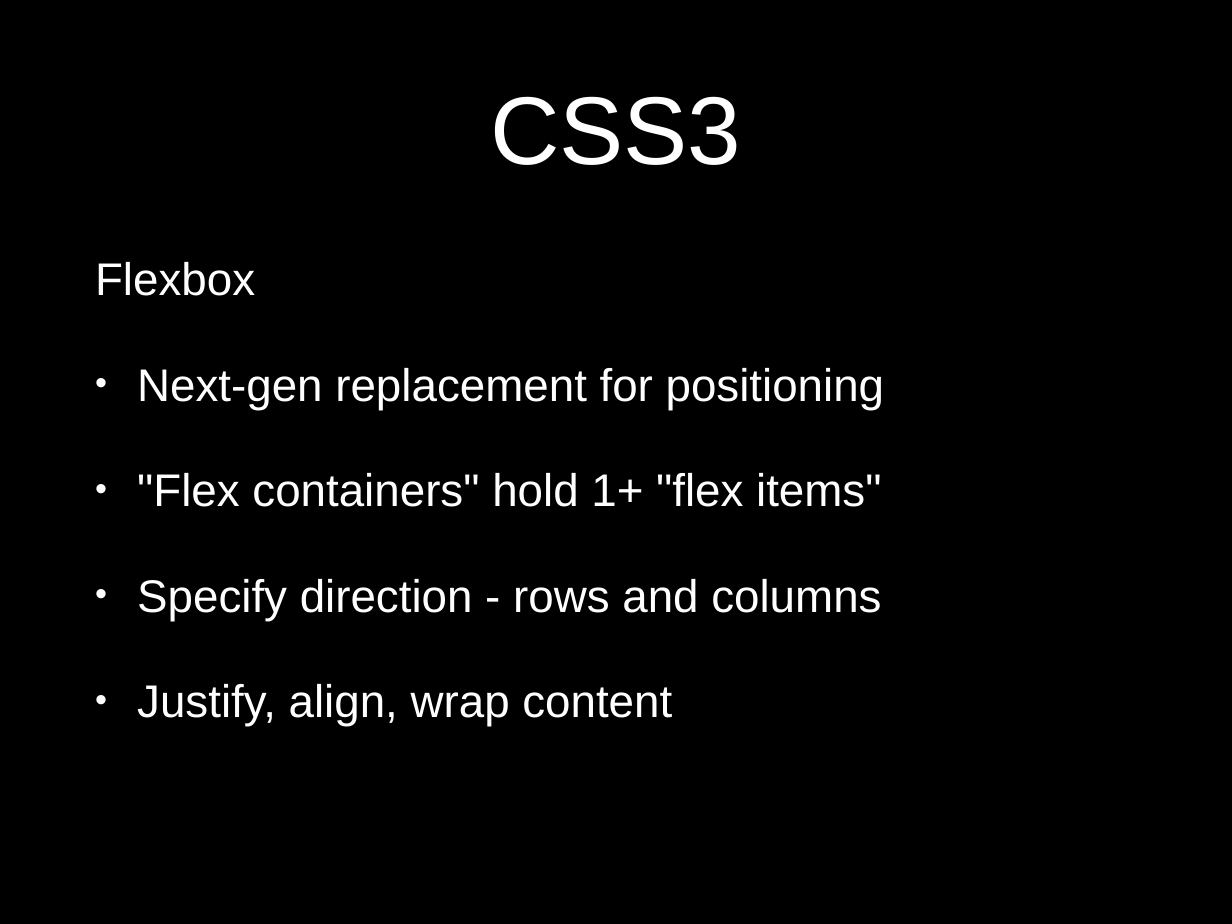
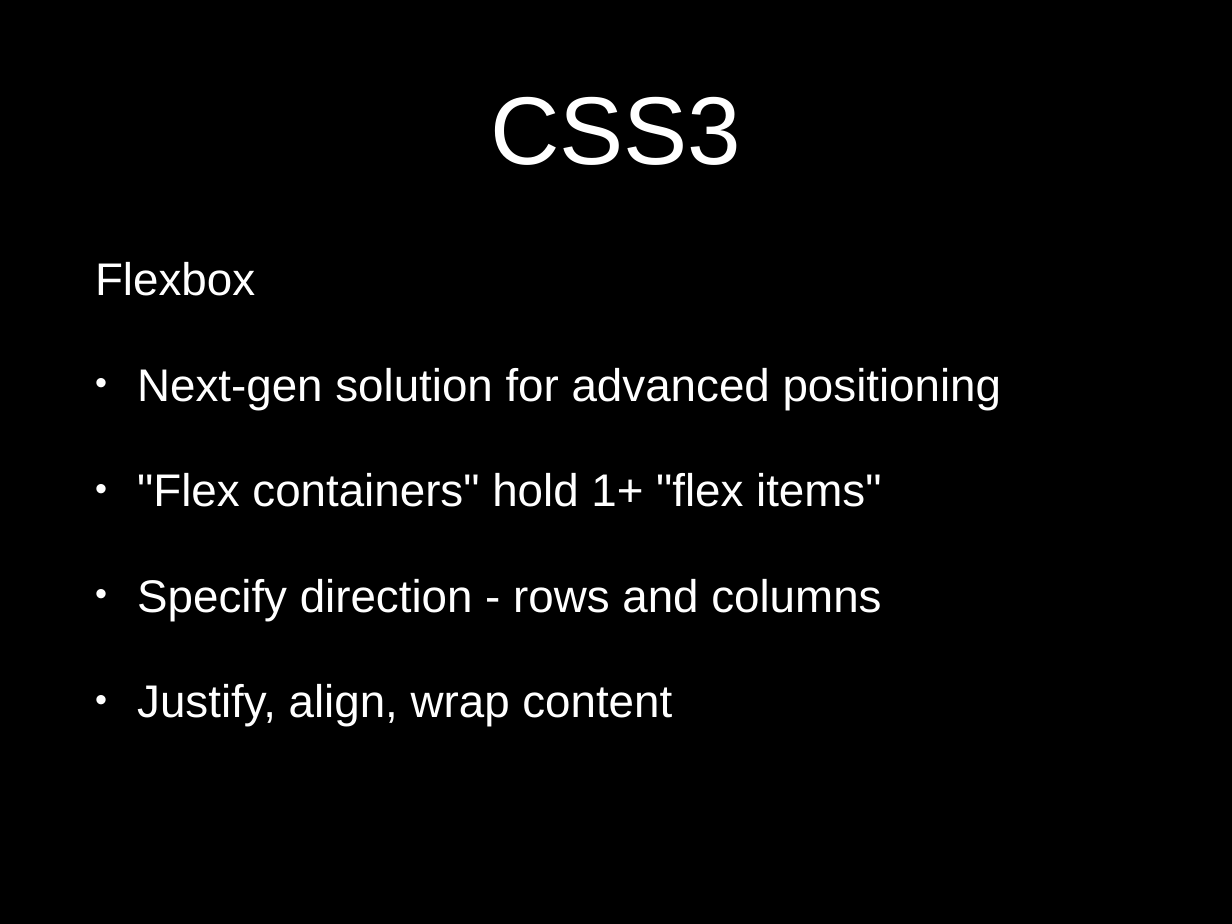
Before and after one commit to eliasjames/training-web-dev, a slide deck: slide 29 of intro-to-web-dev/slides/powerpoint/day2.pptx (slide 27 before the commit). Drawn at 1232x924 pixels with LibreOffice and Linux fonts; fonts in the diff are those of the drawing. Boxes give left, top, right and bottom in pixels: in the first picture for what was removed or moved away, otherwise in the second. Text is boxed around its words. In the diff, an @@ line names an element or a change of style, - is before the commit and + after.

```diff
--- a/intro-to-web-dev/slides/powerpoint/day2.pptx
+++ b/intro-to-web-dev/slides/powerpoint/day2.pptx
@@ text at (137,368,1002,410): text changed @@
-• Next-gen replacement for positioning
+• Next-gen solution for advanced positioning
```
Also in this commit, not shown: 15 other slides changed, 8 slides added, 4 slides removed.
